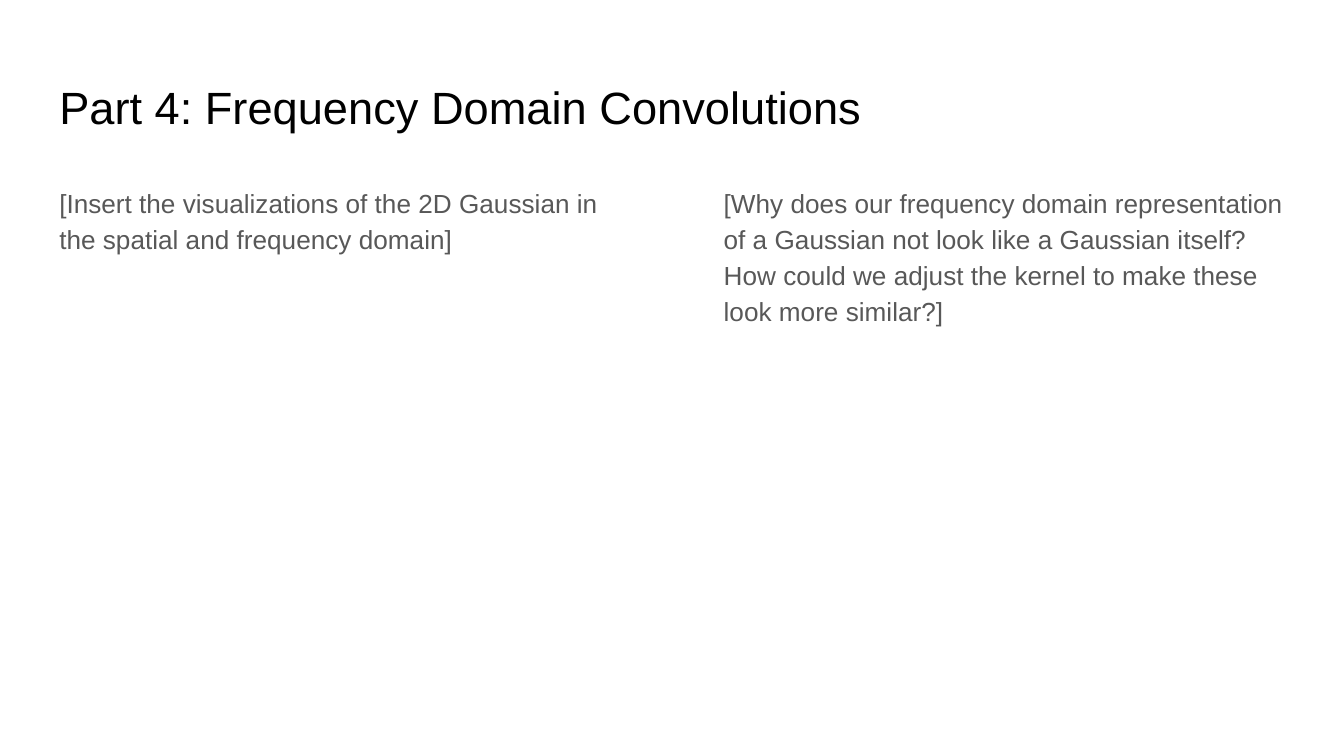
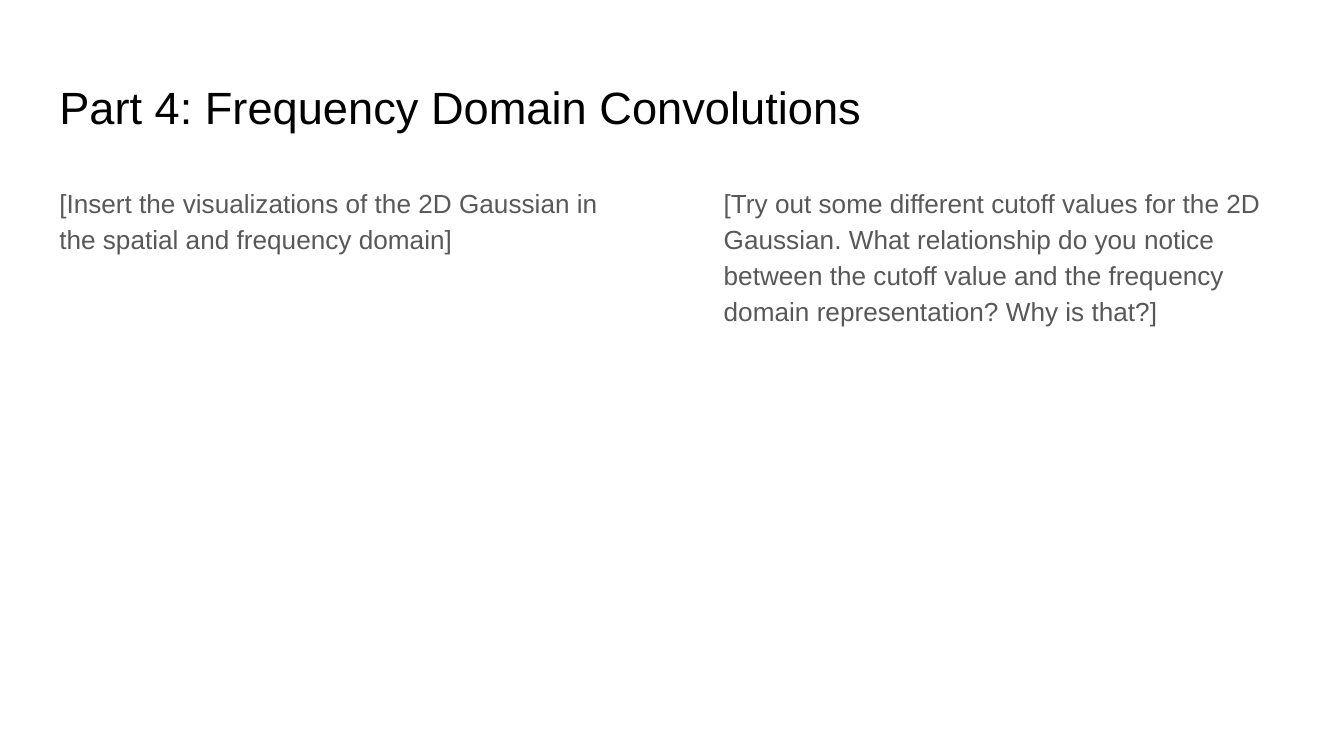
Before and after one commit to aashutoshav/Computer-Vision-Project-1, a slide deck: slide 16 of docs/report.pptx. Drawn at 1344x756 pixels with LibreOffice and Linux fonts; fonts in the diff are those of the drawing. Boxes give left, top, right and bottom in pixels: in the first picture for what was removed or moved away, otherwise in the second. Text is boxed around its words. In the diff, an @@ line names an element or a change of style, - is before the commit and + after.

Commit message:
Part 4 aliasing bug fix

```diff
--- a/docs/report.pptx
+++ b/docs/report.pptx
@@ text at [724,194,1259,327]: text changed @@
-[Why does our frequency domain representation of a Gaussian not look like a Gaussian itself? How could we adjust the kernel to make these look more similar?]
+[Try out some different cutoff values for the 2D Gaussian. What relationship do you notice between the cutoff value and the frequency domain representation? Why is that?]
```
Also in this commit, not shown: 1 other file.
